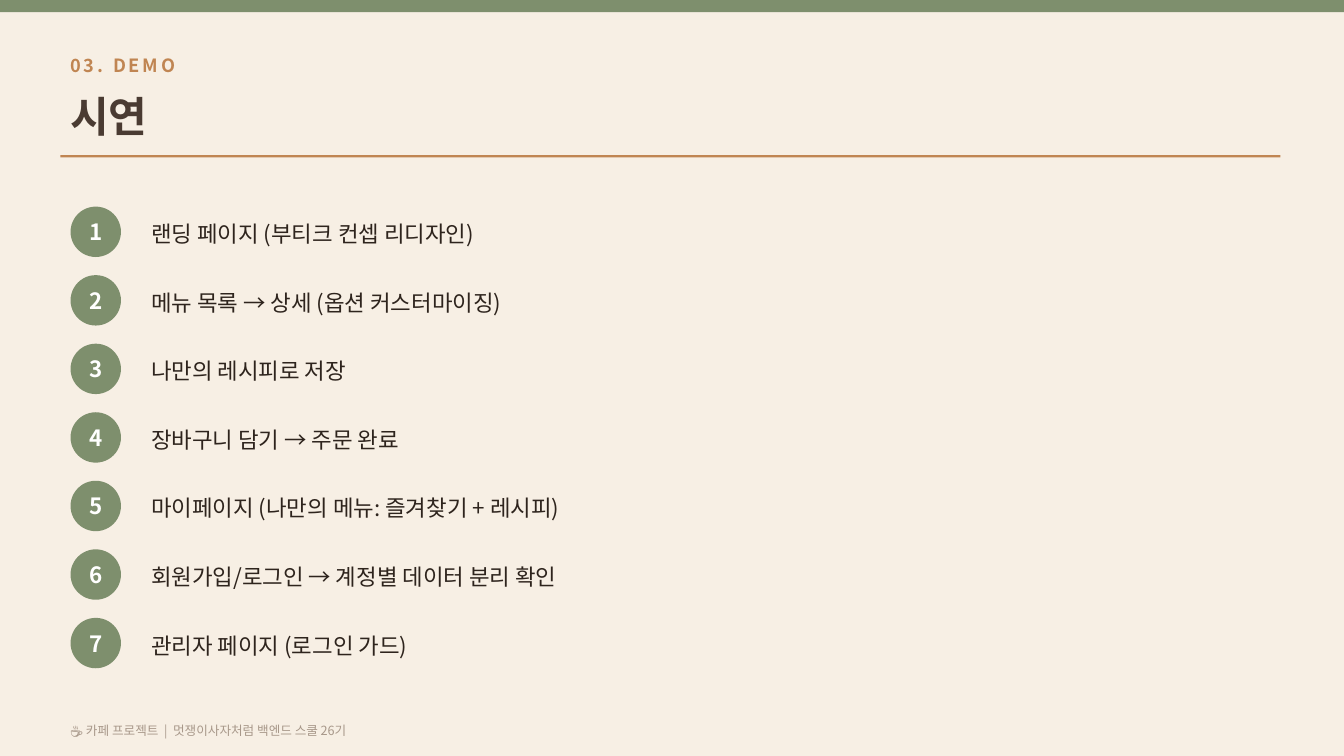
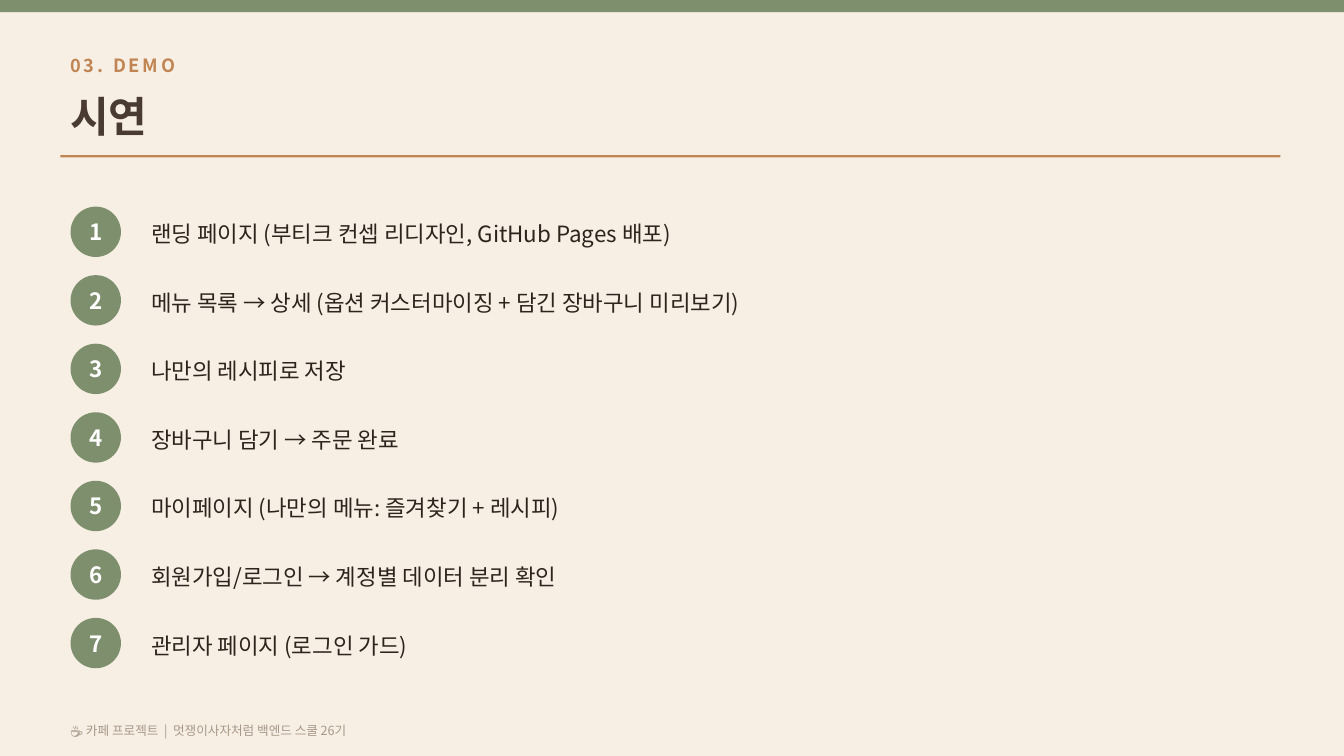
Before and after one commit to kjy-ux/cafe, a slide deck: slide 3 of 발표자료.pptx. Drawn at 1344x756 pixels with LibreOffice and Linux fonts; fonts in the diff are those of the drawing. Boxes give left, top, right and bottom in pixels: in the first picture for what was removed or moved away, otherwise in the second. Text is boxed around its words. In the diff, an @@ line names an element or a change of style, - is before the commit and + after.

Commit message:
발표자료/대본에 GitHub Pages 배포, 장바구니 미리보기, 이미지 경로 트러블슈팅 반영

```diff
--- a/발표자료.pptx
+++ b/발표자료.pptx
@@ text at [151, 223, 671, 248]: text changed @@
-랜딩 페이지 (부티크 컨셉 리디자인)
+랜딩 페이지 (부티크 컨셉 리디자인, GitHub Pages 배포)
@@ text at [151, 292, 740, 316]: text changed @@
-메뉴 목록 → 상세 (옵션 커스터마이징)
+메뉴 목록 → 상세 (옵션 커스터마이징 + 담긴 장바구니 미리보기)
```
Also in this commit, not shown: 2 other slides changed, 3 other files.
